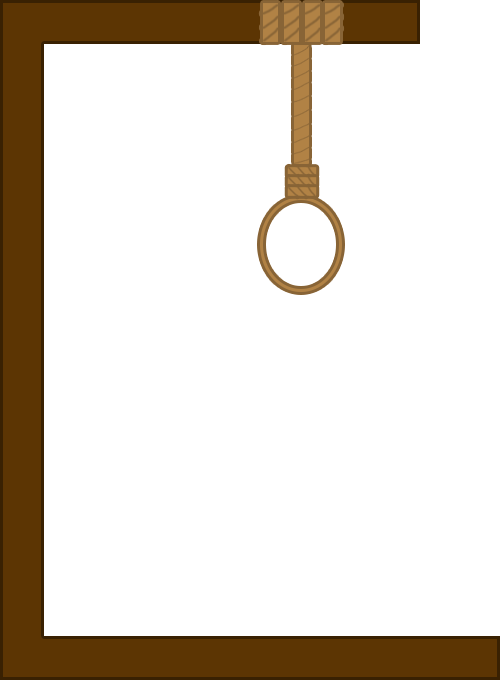
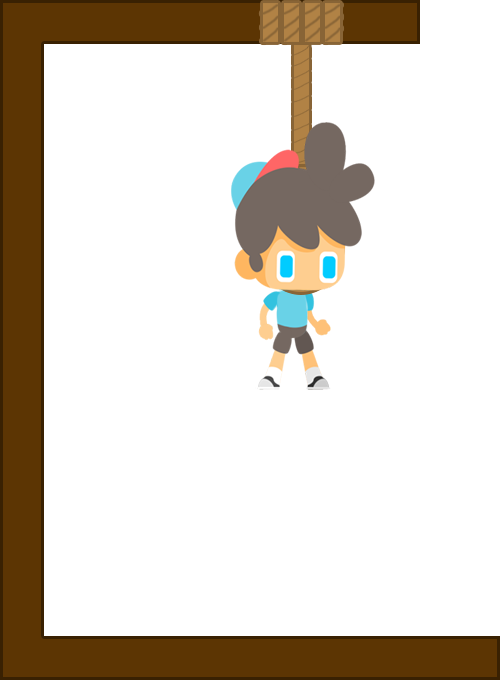
Revision of a layered 500×680 image; what changed, layer by layer:
added layer "Idle (6) cópia 5" above "Idle (6) cópia 2" over (231, 122, 375, 390)
added layer "Idle (6) cópia 4" above "Idle (6) cópia 3" over (270, 278, 341, 340)
added layer "Idle (6) cópia 3" above "Idle (6) cópia 8" over (258, 290, 283, 343)
added layer "Idle (6) cópia 8" above "Idle (6) cópia 7" over (299, 288, 331, 339)
added layer "Idle (6) cópia 7" above "Idle (6) cópia 6" over (257, 330, 293, 390)
added layer "Idle (6) cópia 6" over (267, 329, 331, 390)
